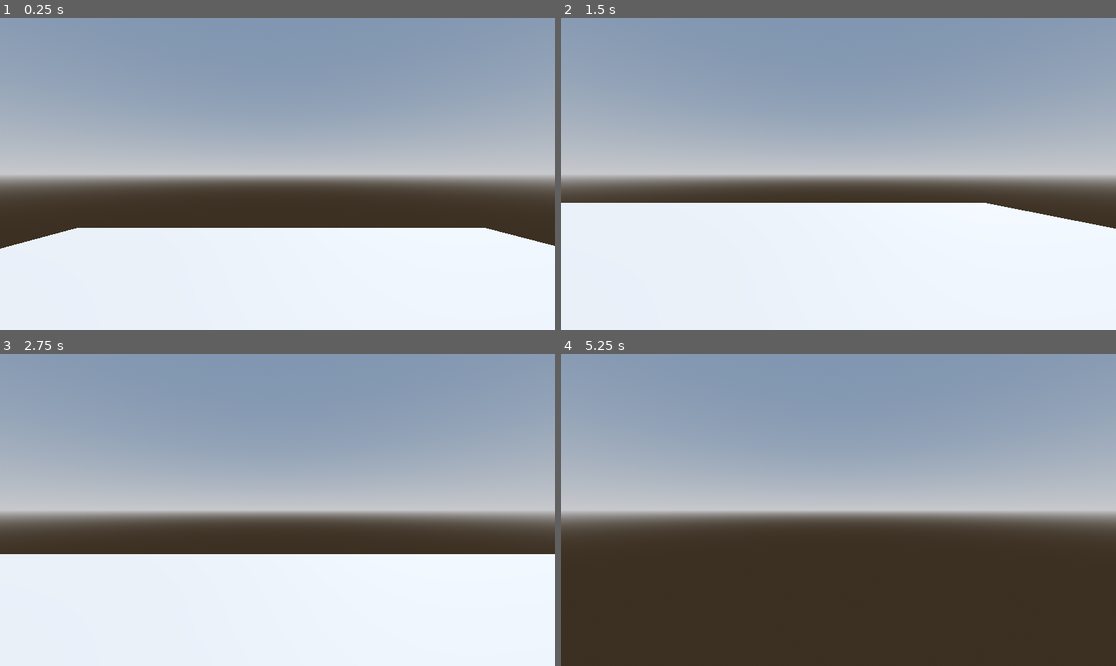
Above: before the commit, frames 1-4 (two rows, left to right).
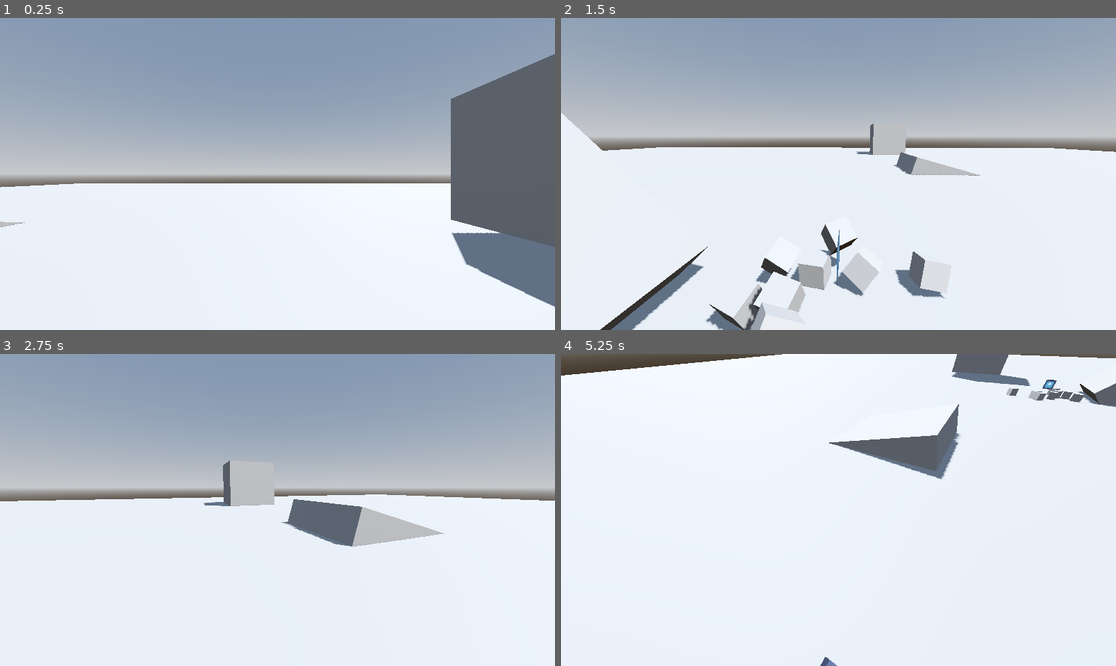
Above: after the commit, the same moments.

Repository: EricXu1728/Godot4SourceEngineMovement
Game: Godot game, scene res://tscns/level.tscn
Two runs of this game, one before a commit and one after it. Both use one fixed random seed, a clock stepped at 60 frames per second and the inputs below. The project has no main scene, so this scene is started directly. The engine's default icon, where the game draws it, is replaced by a stand-in: a white triangle on a blue panel in a dark square.
Inputs (mouse positions are in pixels of both pictures, inside the frame that each line leads up to):
- Up to frame 1 (0.25 s): no input
- Up to frame 2 (1.5 s): move the mouse to (960, 158) at 0.52 s; press the mouse at (960, 158) at 0.53 s; hold D (move_right) 0.53-1.28 s; tap Space (jump) at 0.77, 0.8, 1.07, 1.35 s; move the mouse to (810, 174) at 1.27 s; release the mouse at (810, 174) at 1.28 s; hold W (move_forward) from 1.28 s (still down)
- Up to frame 3 (2.75 s): keep holding W (move_forward); tap Space (jump) at 1.52, 1.82, 2.3 s; click (249, 510) at 1.55 s; move the mouse to (288, 503) at 2.02 s; press the mouse at (288, 503) at 2.03 s
- Up to frame 4 (5.25 s): move the mouse to (832, 516) at 2.77 s; release the mouse at (832, 516) at 2.78 s; click (832, 516) at 2.85 s; tap Space (jump) at 3.02, 3.32, 4.52, 4.82 s; move the mouse to (877, 513) at 3.52 s; hold Space (jump) 3.53-4.28 s; tap Escape (ui_cancel) at 4.15 s; move the mouse to (672, 463) at 4.27 s; release W (move_forward) at 4.28 s; hold A (move_left) 4.28-5.03 s; click (672, 463) at 4.35 s; move the mouse to (844, 510) at 5.02 s; press the mouse at (844, 510) at 5.03 s; hold W (move_forward) from 5.03 s (still down)

The runs differ from the first frame. In frame 1, 24% of the frame differs, in the area x 0-100%, y 11-93%; in frame 2, 32%; in frame 3, 21%; in frame 4, 100%, in the area x 0-100%, y 0-100%.

Commit message:
LETS GO

Diff:
--- a/Scripts/player.gd
+++ b/Scripts/player.gd
@@ -1,31 +1,311 @@
-extends CharacterBody3D
-
-
-const SPEED = 5.0
-const JUMP_VELOCITY = 4.5
-
-# Get the gravity from the project settings to be synced with RigidBody nodes.
-var gravity = ProjectSettings.get_setting("physics/3d/default_gravity")
-
-
+extends "res://Scripts/player_vars.gd"
+
+# Onready
+@onready var camera = $view
+
+func _input(event):
+	if event is InputEventMouseMotion and Input.get_mouse_mode() == Input.MOUSE_MODE_CAPTURED:
+		InputMouse(event)
+
+	if event.is_action_pressed("ui_cancel"):
+		Input.set_mouse_mode(Input.MOUSE_MODE_VISIBLE)
+
+	if event.is_action_pressed("click"):
+		if Input.get_mouse_mode() == Input.MOUSE_MODE_VISIBLE:
+			Input.set_mouse_mode(Input.MOUSE_MODE_CAPTURED)
+
+
+# warning-ignore:unused_argument
 func _process(delta):
-	# Add the gravity.
-	if not is_on_floor():
-		velocity.y -= gravity * delta
-
-	# Handle Jump.
-	if Input.is_action_just_pressed("jump") and is_on_floor():
-		velocity.y = JUMP_VELOCITY
-
-	# Get the input direction and handle the movement/deceleration.
-	# As good practice, you should replace UI actions with custom gameplay actions.
-	var input_dir = Input.get_vector("move_left", "move_right", "move_forward", "move_back")
-	var direction = (transform.basis * Vector3(input_dir.x, 0, input_dir.y)).normalized()
-	if direction:
-		velocity.x = direction.x * SPEED
-		velocity.z = direction.z * SPEED
+	if Input.get_mouse_mode() == Input.MOUSE_MODE_CAPTURED:
+		InputKeys()
+
+		ViewAngles(delta)
+
+
+
+	Move(delta)
+	CrouchCamera()
+	wasOnFloor = is_on_floor()
+
+	velocity = vel
+	move_and_slide()
+	vel = velocity
+
+func InputMouse(event):
+	xlook += -event.relative.y * ply_xlookspeed
+	ylook += -event.relative.x * ply_ylookspeed
+	xlook = clamp(xlook, ply_maxlookangle_down, ply_maxlookangle_up)
+
+func ViewAngles(delta):
+	$view.rotation_degrees.x = xlook
+	$view.rotation_degrees.y = ylook
+
+func InputKeys():
+	sidemove += int(ply_sidespeed) * (int(Input.get_action_strength("move_left") * 50))
+	sidemove -= int(ply_sidespeed) * (int(Input.get_action_strength("move_right") * 50))
+	print(Input.get_action_strength("move_left"))
+
+	forwardmove += int(ply_forwardspeed) * (int(Input.get_action_strength("move_forward") * 50))
+	forwardmove -= int(ply_backspeed) * (int(Input.get_action_strength("move_back") * 50))
+
+	# Clamp that shit so it doesn't go too high
+	if Input.is_action_just_released("move_left") or Input.is_action_just_released("move_right"):
+		sidemove = 0
 	else:
-		velocity.x = move_toward(velocity.x, 0, SPEED)
-		velocity.z = move_toward(velocity.z, 0, SPEED)
-
-	move_and_slide()
+		sidemove = clamp(sidemove, -4096, 4096)
+
+	if Input.is_action_just_released("move_forward") or Input.is_action_just_released("move_back"):
+		upmove = 0
+	else:
+		upmove = clamp(upmove, -4096, 4096)
+	if Input.is_action_just_released("move_forward") or Input.is_action_just_released("move_back"):
+		forwardmove = 0
+	else:
+		forwardmove = clamp(forwardmove, -4096, 4096)
+
+	print(forwardmove)
+
+
+func CheckVelocity():
+	# bound velocity
+	# Bound it.
+	if vel.length() > ply_maxvelocity:
+		vel = ply_maxvelocity
+
+	elif vel.length() < -ply_maxvelocity:
+		vel = -ply_maxvelocity
+
+func Move(delta):
+	if noclip == true:
+		NoclipMove(delta)
+
+	elif is_on_floor() and noclip == false:
+		WalkMove(delta)
+	else:
+		AirMove(delta)
+
+	if Input.is_action_pressed("jump"):
+
+		CheckJumpButton()
+
+	CheckVelocity()
+
+	print("wow1" + str(vel))
+
+
+func CrouchCamera():
+
+	# Crouching
+	if crouching:
+		crouched = true
+	if !crouching:
+		crouched = false
+
+
+func WalkMove(delta):
+	var forward = Vector3.FORWARD
+	var side = Vector3.LEFT
+
+	forward = forward.rotated(Vector3.UP, camera.rotation.y)
+	side = side.rotated(Vector3.UP, camera.rotation.y)
+
+	forward = forward.normalized()
+	side = side.normalized()
+
+	snap = -get_floor_normal()
+
+	print("wow2"+ str(forwardmove))
+	var fmove = forwardmove
+	var smove = sidemove
+
+	var wishvel = side * smove + forward * fmove
+
+	Friction(delta)
+
+	# Zero out y value
+	wishvel.y = 0
+
+	var wishdir = wishvel.normalized()
+	# VectorNormalize in the original source code doesn't actually return the length of the normalized vector
+	# It returns the length of the vector before it was normalized
+	var wishspeed = wishvel.length()
+
+
+	print("wow3: "+str(wishspeed))
+	# clamp to game defined max speed
+	if wishspeed != 0.0 and wishspeed > ply_maxspeed:
+		#print("wishvel")
+		#print(wishvel)
+		wishvel *= ply_maxspeed / wishspeed
+		wishspeed = ply_maxspeed
+		#print(wishvel)
+
+	print("wow4: "+str(wishspeed))
+
+	Accelerate(wishdir, wishspeed, ply_accelerate, delta)
+
+
+func AirMove(delta):
+
+	var forward = Vector3.FORWARD
+	var side = Vector3.LEFT
+
+	forward = forward.rotated(Vector3.UP, camera.rotation.y)
+	side = side.rotated(Vector3.UP, camera.rotation.y)
+
+	forward = forward.normalized()
+	side = side.normalized()
+
+	var fmove = forwardmove
+	var smove = sidemove
+
+	snap = Vector3.ZERO
+	vel.y -= ply_gravity * delta
+
+	var wishvel = side * smove + forward * fmove
+
+	# Zero out y value
+	wishvel.y = 0
+
+	var wishdir = wishvel.normalized()
+	# VectorNormalize in the original source code doesn't actually return the length of the normalized vector
+	# It returns the length of the vector before it was normalized
+	var wishspeed = wishvel.length()
+
+	# clamp to game defined max speed
+	if wishspeed != 0.0 and wishspeed > ply_maxspeed:
+		wishvel *= ply_maxspeed / wishspeed
+		wishspeed = ply_maxspeed
+
+	AirAccelerate(wishdir, wishspeed, ply_airaccelerate, delta)
+
+
+func NoclipMove(delta):
+	var forward = Vector3.FORWARD
+	var side = Vector3.LEFT
+	var up = Vector3.UP
+
+	forward = forward.rotated(Vector3.UP, camera.rotation.y)
+	side = side.rotated(Vector3.UP, camera.rotation.y)
+
+	forward = forward.normalized()
+	side = side.normalized()
+
+	var fmove = forwardmove
+	var smove = sidemove
+	var umove = xlook
+
+	var wishvel = side * smove + forward * fmove
+	if fmove != 0:
+		wishvel.y += camera.rotation_degrees.x * 50
+
+	var wishdir = wishvel.normalized()
+	# VectorNormalize in the original source code doesn't actually return the length of the normalized vector
+	# It returns the length of the vector before it was normalized
+	var wishspeed = wishvel.length()
+
+	# clamp to game defined max speed
+	if wishspeed != 0.0 and wishspeed > ply_maxspeed:
+
+		wishvel *= ply_maxspeed / wishspeed
+		wishspeed = ply_maxspeed
+
+
+	Friction(delta)
+
+	Accelerate(wishdir, wishspeed, ply_maxacceleration, delta)
+
+	$top.set_disabled(true)
+	$bottom.set_disabled(true)
+
+func Accelerate(wishdir, wishspeed, accel, delta):
+# See if we are changing direction a bit
+	var currentspeed = vel.dot(wishdir)
+	# Reduce wishspeed by the amount of veer.
+	var addspeed = wishspeed - currentspeed
+
+	# If not going to add any speed, done.
+	if addspeed <= 0:
+		return
+
+	# Determine amount of accleration.
+	var accelspeed = accel * wishspeed * delta
+
+	# Cap at addspeed
+
+	for i in range(3):
+		# Adjust velocity.
+		vel += accelspeed * wishdir
+
+	#reduce straifing on ground
+
+
+
+func AirAccelerate(wishdir, wishspeed, accel, delta):
+	# cap speed
+	wishspeed = min(wishspeed, ply_airspeedcap)
+	# See if we are changing direction a bit
+	var currentspeed = vel.dot(wishdir)
+	# Reduce wishspeed by the amount of veer.
+	var addspeed = wishspeed - currentspeed
+
+	# If not going to add any speed, done.
+	if addspeed <= 0:
+		return
+
+	# Determine amount of accleration.
+	var accelspeed = accel * wishspeed * delta
+
+	# Cap at addspeed
+	accelspeed = min(accelspeed, addspeed)
+
+	for i in range(3):
+		# Adjust velocity.
+		vel += accelspeed * wishdir
+
+func Friction(delta):
+	# If we are in water jump cycle, don't apply friction
+	#if (player->m_flWaterJumpTime)
+	#	return
+
+	# Calculate speed
+	var speed = vel.length()
+
+	# If too slow, return
+	if speed < 0:
+		return
+
+	var drop = 0
+
+	# apply ground friction
+	var friction = ply_friction
+
+	# Bleed off some speed, but if we have less than the bleed
+	#  threshold, bleed the threshold amount.
+	var control = ply_stopspeed if speed < ply_stopspeed else speed
+	# Add the amount to the drop amount.
+	drop += control * friction * delta
+
+	# scale the velocity
+	var newspeed = speed - drop
+	if newspeed < 0:
+		newspeed = 0
+
+	if newspeed != speed:
+		# Determine proportion of old speed we are using.
+		newspeed /= speed
+		# Adjust velocity according to proportion.
+		vel *= newspeed
+
+func CheckJumpButton():
+	snap = Vector3.ZERO
+	#print("STEP")
+	#print("should have stopped: " +str(!coyote_timer.is_stopped()))
+	if not (is_on_floor()):
+			return
+	#print("I JUMPED")
+
+	var flGroundFactor = 1.0
+	var flMul = sqrt(2 * ply_gravity * ply_jumpheight)
+	vel.y = flGroundFactor * flMul  + max(0, vel.y)# 2 * gravity * height
--- /dev/null
+++ b/Scripts/player_vars.gd
@@ -0,0 +1,49 @@
+extends CharacterBody3D
+
+# Vectors
+var vel = Vector3.ZERO
+var snap = Vector3.DOWN
+
+
+
+# ConVars
+var ply_mousesensitivity = 1.5
+var ply_maxlookangle_down = -90
+var ply_maxlookangle_up = 90
+var ply_ylookspeed = 0.3
+var ply_xlookspeed = 0.3
+var ply_sidespeed = 20
+var ply_upspeed = 20
+var ply_forwardspeed = 20
+var ply_backspeed = 20
+
+var ply_accelerate = 5
+var ply_airaccelerate = 5
+var ply_maxacceleration = 50
+var ply_airspeedcap = 10
+var ply_friction = 2
+var ply_stopspeed = 100
+var ply_gravity = 50
+var ply_maxslopeangle = deg_to_rad(45)
+var ply_maxvelocity = 35000
+
+var ply_jumpheight = 4#4
+var ply_stepsize = 8
+
+var ply_maxspeed = 15
+
+# Bools
+var noclip : bool
+var crouching : bool
+var crouched : bool
+var sprinting : bool
+var canJump : bool
+var wasOnFloor = false
+
+
+# Floats
+var sidemove : float
+var upmove : float
+var forwardmove : float
+var ylook : float
+var xlook : float
--- /dev/null
+++ b/tscns/block.tscn
@@ -0,0 +1,21 @@
+[gd_scene load_steps=3 format=3 uid="uid://c24fe8wk43e08"]
+
+[sub_resource type="BoxMesh" id="BoxMesh_ig4a3"]
+size = Vector3(10, 10, 10)
+
+[sub_resource type="BoxShape3D" id="BoxShape3D_yluhr"]
+size = Vector3(10, 10, 10)
+
+[node name="Block" type="Node3D"]
+
+[node name="floor" type="StaticBody3D" parent="."]
+transform = Transform3D(1, 0, 0, 0, 1, 0, 0, 0, 1, 0.183313, 0.221533, 0.0822086)
+metadata/_edit_group_ = true
+
+[node name="MeshInstance3D" type="MeshInstance3D" parent="floor"]
+transform = Transform3D(1, 0, 0, 0, 1, 0, 0, 0, 1, 0, -1, 0)
+mesh = SubResource("BoxMesh_ig4a3")
+
+[node name="CollisionShape3D" type="CollisionShape3D" parent="floor"]
+transform = Transform3D(1, 2.98023e-08, 0, 2.98023e-08, 1, 0, 0, 0, 1, -1.04308e-07, -1, 2.68221e-07)
+shape = SubResource("BoxShape3D_yluhr")
--- a/tscns/level.tscn
+++ b/tscns/level.tscn
@@ -1,6 +1,7 @@
-[gd_scene load_steps=11 format=3 uid="uid://ct74qjyy3nwye"]
+[gd_scene load_steps=12 format=3 uid="uid://ct74qjyy3nwye"]
 
-[ext_resource type="PackedScene" path="res://tscns/player.tscn" id="1_rsegt"]
+[ext_resource type="PackedScene" uid="uid://c24fe8wk43e08" path="res://tscns/block.tscn" id="1_jv655"]
+[ext_resource type="PackedScene" uid="uid://dbjuw3wkfv7q4" path="res://tscns/player.tscn" id="1_rsegt"]
 [ext_resource type="PackedScene" uid="uid://c1gjwwxrr0uc5" path="res://tscns/PhysicsBlock.tscn" id="2_5e8jj"]
 [ext_resource type="Texture2D" uid="uid://da72e4jxersy2" path="res://icon.svg" id="3_0utd8"]
 [ext_resource type="Script" path="res://Scripts/Sprite3D.gd" id="4_ivjvi"]
@@ -20,10 +21,10 @@
 glow_enabled = true
 
 [sub_resource type="BoxMesh" id="BoxMesh_k83rx"]
-size = Vector3(20, 0.5, 20)
+size = Vector3(200, 0.5, 200)
 
 [sub_resource type="BoxShape3D" id="BoxShape3D_8a2re"]
-size = Vector3(20, 0.5, 20)
+size = Vector3(200, 0.5, 200)
 
 [node name="Level" type="Node3D"]
 
@@ -48,6 +49,9 @@
 
 [node name="player" parent="." instance=ExtResource("1_rsegt")]
 transform = Transform3D(1, 0, 0, 0, 1, 0, 0, 0, 1, 0, 2.43949, 0)
+
+[node name="Block" parent="." instance=ExtResource("1_jv655")]
+transform = Transform3D(1, 0, 0, 0, -0.690933, -0.722919, 0, 0.722919, -0.690933, 3.66007, 0.421119, 13.1622)
 
 [node name="blocks" type="Node3D" parent="."]
 
@@ -75,6 +79,15 @@
 [node name="PhysicsBlock8" parent="blocks" instance=ExtResource("2_5e8jj")]
 transform = Transform3D(-0.0475952, 0.645708, 0.7621, -0.382858, -0.716488, 0.583151, 0.922581, -0.26402, 0.281316, -1.10094, 7.47383, 1.61015)
 
+[node name="Block" parent="blocks" instance=ExtResource("1_jv655")]
+transform = Transform3D(1, 0, 0, 0, 1, 0, 0, 0, 1, 19.1833, 6.22153, -11.9178)
+
+[node name="Block2" parent="blocks" instance=ExtResource("1_jv655")]
+transform = Transform3D(1, 0, 0, 0, 1, 0, 0, 0, 1, -63.4556, 4.80276, -12.5046)
+
+[node name="Block3" parent="blocks" instance=ExtResource("1_jv655")]
+transform = Transform3D(1, 0, 0, 0, 0.27013, -0.962824, 0, 0.962824, 0.27013, -29.8978, -3.73212, -13.0913)
+
 [node name="Sprite3D" type="Sprite3D" parent="."]
 transform = Transform3D(1, 0, 0, 0, 1, 0, 0, 0, 1, 0, 1.2607, 0)
 texture = ExtResource("3_0utd8")
--- a/tscns/player.tscn
+++ b/tscns/player.tscn
@@ -1,8 +1,12 @@
-[gd_scene load_steps=4 format=3 uid="uid://c6alt2y40vhp8"]
+[gd_scene load_steps=6 format=3 uid="uid://dbjuw3wkfv7q4"]
 
 [ext_resource type="Script" path="res://Scripts/player.gd" id="1_ctaje"]
+[ext_resource type="Texture2D" uid="uid://da72e4jxersy2" path="res://icon.svg" id="2_q0ix1"]
 
 [sub_resource type="BoxMesh" id="BoxMesh_4qo32"]
+
+[sub_resource type="StandardMaterial3D" id="StandardMaterial3D_sjqvd"]
+albedo_texture = ExtResource("2_q0ix1")
 
 [sub_resource type="BoxShape3D" id="BoxShape3D_1pn1m"]
 
@@ -13,8 +17,10 @@
 
 [node name="MeshInstance3D" type="MeshInstance3D" parent="."]
 mesh = SubResource("BoxMesh_4qo32")
+surface_material_override/0 = SubResource("StandardMaterial3D_sjqvd")
 
 [node name="CollisionShape3D" type="CollisionShape3D" parent="."]
 shape = SubResource("BoxShape3D_1pn1m")
 
 [node name="view" type="Camera3D" parent="."]
+transform = Transform3D(1, 0, 0, 0, 1, 0, 0, 0, 1, 0, 3.45441, 0)
